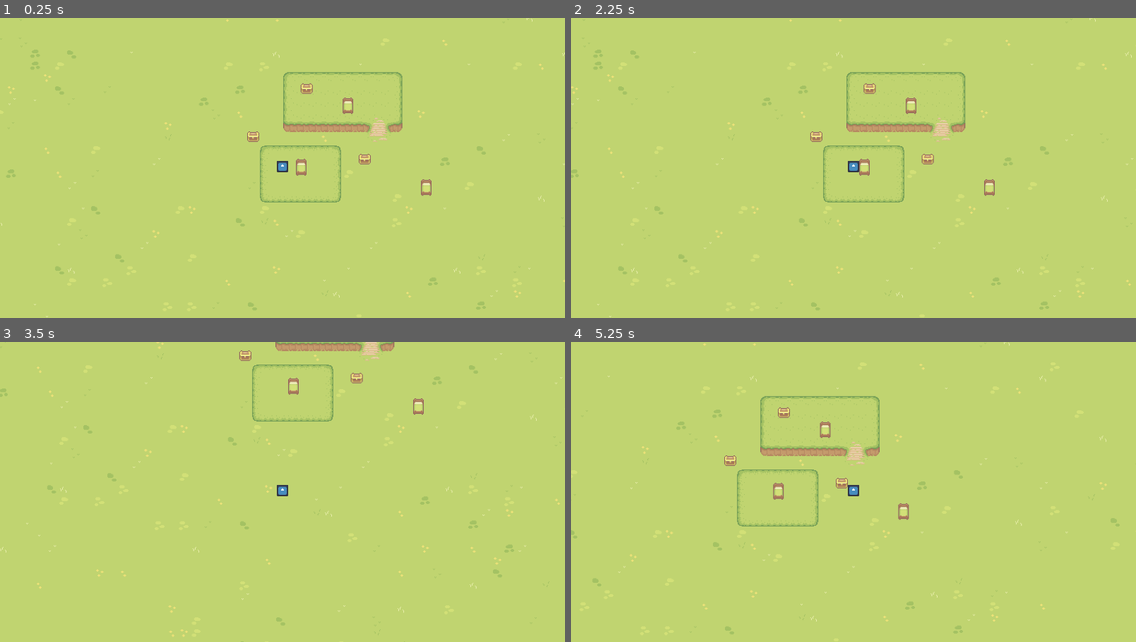
Above: before the commit, frames 1-4 (two rows, left to right).
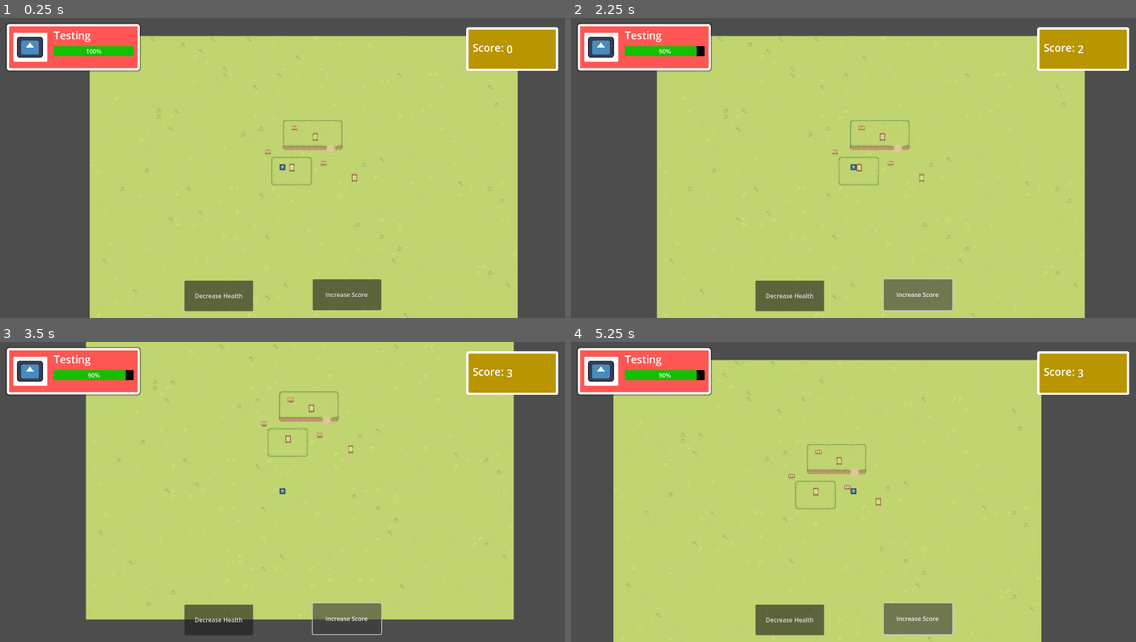
Above: after the commit, the same moments.

Repository: GamersOrgForDevs/Game_Godot
Game: Godot game, scene res://levels/game_level.tscn
Same seed, same stepped clock (60 frames per second), same inputs: the game is played once before the commit and once after it. The engine's default icon, where the game draws it, is replaced by a stand-in: a white triangle on a blue panel in a dark square.
Inputs (mouse positions are in pixels of both pictures, inside the frame that each line leads up to):
- Up to frame 1 (0.25 s): no input
- Up to frame 2 (2.25 s): click (791, 297) at 0.5 s, where only the run after the commit has a clickable "Decrease Health"; click (915, 294) at 1.25 s, where only the run after the commit has a clickable "Increase Score"; tap Enter at 2 s; hold D (right) from 2.03 s (still down)
- Up to frame 3 (3.5 s): tap Space at 2.75 s; release D (right) at 2.78 s; hold S (down) from 2.78 s (still down)
- Up to frame 4 (5.25 s): release S (down) at 3.53 s; hold D (right) 3.53-4.28 s; hold W (up) 4.28-5.03 s; hold A (left) from 5.03 s (still down)

The runs differ from the first frame. In frame 1, 36% of the frame differs, in the area x 0-100%, y 0-100%; in frame 2, 36%; in frame 3, 36%; in frame 4, 36%.

Commit message:
Initial in-game GUI, with health bar, a score, and buttons that access the health and score variables. It is currently manually-sized to the camera viewport, and is a child of the viewport to follow player movement.

Diff:
--- a/levels/game_level.tscn
+++ b/levels/game_level.tscn
@@ -9,6 +9,7 @@
 [ext_resource type="Texture2D" uid="uid://8n27qa17egck" path="res://art/Tilesets/Fences.png" id="7_t5c8j"]
 [ext_resource type="PackedScene" uid="uid://rejki54tgc5n" path="res://objects/chest.tscn" id="8_rtq78"]
 [ext_resource type="PackedScene" uid="uid://ciigmr8aony1v" path="res://objects/bed.tscn" id="9_nyn8t"]
+[ext_resource type="PackedScene" uid="uid://bch428c4s76ww" path="res://ui/ui.tscn" id="10_rmv6l"]
 
 [sub_resource type="TileSetAtlasSource" id="TileSetAtlasSource_r4cg3"]
 texture = ExtResource("2_tm5d6")
@@ -715,7 +716,13 @@
 [node name="Camera2D" type="Camera2D" parent="."]
 position = Vector2(0, 2)
 scale = Vector2(1, 1)
-zoom = Vector2(2, 2)
+
+[node name="InGameUI" parent="Camera2D" instance=ExtResource("10_rmv6l")]
+layout_direction = 1
+offset_left = -749.0
+offset_top = -402.0
+offset_right = 753.0
+offset_bottom = 401.0
 
 [node name="TileMap" type="TileMap" parent="."]
 position = Vector2(0, 2)
--- /dev/null
+++ b/scripts/ingame_ui.gd
@@ -0,0 +1,28 @@
+extends Control
+
+var health = 100
+var score_value = 0
+@onready var score_value_text = %ScoreValueText
+@onready var test_progress = %TestProgress
+
+# Called when the node enters the scene tree for the first time.
+func _ready():
+	pass # Replace with function body.
+
+
+# Called every frame. 'delta' is the elapsed time since the previous frame.
+func _process(delta):
+	pass
+
+func _on_increase_score_pressed():
+	score_value += 1
+	print(score_value)
+	score_value_text.text = str(score_value)
+
+
+
+func _on_take_damage_pressed():
+	health -= 10
+	if(health < 0):
+		health = 100
+	test_progress.value = health
--- /dev/null
+++ b/ui/ui.tscn
@@ -0,0 +1,199 @@
+[gd_scene load_steps=9 format=3 uid="uid://bch428c4s76ww"]
+
+[ext_resource type="Texture2D" uid="uid://cpfys0bgauk3l" path="res://icon.svg" id="1_ljuyh"]
+[ext_resource type="Script" path="res://scripts/ingame_ui.gd" id="1_tm1fx"]
+
+[sub_resource type="StyleBoxFlat" id="StyleBoxFlat_elr6c"]
+bg_color = Color(1, 0.337255, 0.32549, 1)
+border_width_left = 6
+border_width_top = 6
+border_width_right = 6
+border_width_bottom = 6
+border_color = Color(1, 1, 1, 1)
+corner_radius_top_left = 6
+corner_radius_top_right = 6
+corner_radius_bottom_right = 6
+corner_radius_bottom_left = 6
+shadow_size = 4
+
+[sub_resource type="StyleBoxFlat" id="StyleBoxFlat_jaoda"]
+bg_color = Color(1, 1, 1, 1)
+corner_radius_top_left = 4
+corner_radius_top_right = 4
+corner_radius_bottom_right = 4
+corner_radius_bottom_left = 4
+
+[sub_resource type="StyleBoxFlat" id="StyleBoxFlat_e7vko"]
+bg_color = Color(0, 0, 0, 1)
+corner_radius_top_left = 3
+corner_radius_top_right = 3
+corner_radius_bottom_right = 3
+corner_radius_bottom_left = 3
+
+[sub_resource type="StyleBoxFlat" id="StyleBoxFlat_rfccl"]
+bg_color = Color(0.0784314, 0.74902, 0, 1)
+corner_radius_top_left = 3
+corner_radius_top_right = 3
+corner_radius_bottom_right = 3
+corner_radius_bottom_left = 3
+
+[sub_resource type="Theme" id="Theme_tlntx"]
+
+[sub_resource type="StyleBoxFlat" id="StyleBoxFlat_48q5y"]
+bg_color = Color(0.72549, 0.584314, 0, 1)
+border_width_left = 6
+border_width_top = 6
+border_width_right = 6
+border_width_bottom = 6
+border_color = Color(1, 1, 1, 1)
+corner_radius_top_left = 4
+corner_radius_top_right = 4
+corner_radius_bottom_right = 4
+corner_radius_bottom_left = 4
+
+[node name="Control" type="Control"]
+layout_mode = 3
+anchors_preset = 15
+anchor_right = 1.0
+anchor_bottom = 1.0
+grow_horizontal = 2
+grow_vertical = 2
+script = ExtResource("1_tm1fx")
+
+[node name="PlayerInfo" type="Panel" parent="."]
+layout_mode = 1
+offset_left = 17.0
+offset_top = 18.0
+offset_right = 370.0
+offset_bottom = 142.0
+theme_override_styles/panel = SubResource("StyleBoxFlat_elr6c")
+
+[node name="AvatarFrame" type="Panel" parent="PlayerInfo"]
+layout_mode = 1
+anchors_preset = 15
+anchor_right = 1.0
+anchor_bottom = 1.0
+offset_left = 17.0
+offset_top = 23.0
+offset_right = -245.0
+offset_bottom = -23.0
+grow_horizontal = 2
+grow_vertical = 2
+theme_override_styles/panel = SubResource("StyleBoxFlat_jaoda")
+
+[node name="Avatar" type="TextureRect" parent="PlayerInfo/AvatarFrame"]
+layout_mode = 1
+anchors_preset = 15
+anchor_right = 1.0
+anchor_bottom = 1.0
+offset_left = 10.0
+offset_top = 11.0
+offset_right = -12.0
+offset_bottom = -11.0
+grow_horizontal = 2
+grow_vertical = 2
+texture = ExtResource("1_ljuyh")
+expand_mode = 1
+
+[node name="Label" type="Label" parent="PlayerInfo"]
+layout_mode = 1
+anchors_preset = 15
+anchor_right = 1.0
+anchor_bottom = 1.0
+offset_left = 125.0
+offset_top = 11.0
+offset_right = -115.0
+offset_bottom = -74.0
+grow_horizontal = 2
+grow_vertical = 2
+theme_override_font_sizes/font_size = 28
+text = "Testing"
+vertical_alignment = 1
+
+[node name="TestProgress" type="ProgressBar" parent="PlayerInfo"]
+unique_name_in_owner = true
+layout_mode = 1
+anchors_preset = 12
+anchor_top = 1.0
+anchor_right = 1.0
+anchor_bottom = 1.0
+offset_left = 125.0
+offset_top = -65.0
+offset_right = -16.0
+offset_bottom = -38.0
+grow_horizontal = 2
+grow_vertical = 0
+theme_override_styles/background = SubResource("StyleBoxFlat_e7vko")
+theme_override_styles/fill = SubResource("StyleBoxFlat_rfccl")
+value = 100.0
+
+[node name="Panel" type="Panel" parent="."]
+layout_mode = 1
+anchors_preset = 1
+anchor_left = 1.0
+anchor_right = 1.0
+offset_left = -265.0
+offset_top = 27.0
+offset_right = -21.0
+offset_bottom = 143.0
+grow_horizontal = 0
+theme = SubResource("Theme_tlntx")
+theme_override_styles/panel = SubResource("StyleBoxFlat_48q5y")
+
+[node name="ScoreText" type="Label" parent="Panel"]
+layout_mode = 0
+offset_left = 17.0
+offset_top = 32.0
+offset_right = 99.0
+offset_bottom = 78.0
+theme_override_font_sizes/font_size = 28
+text = "Score:"
+vertical_alignment = 1
+
+[node name="ScoreValueText" type="Label" parent="Panel"]
+unique_name_in_owner = true
+layout_mode = 1
+anchors_preset = 15
+anchor_right = 1.0
+anchor_bottom = 1.0
+offset_left = 107.0
+offset_top = 39.0
+offset_right = -43.0
+offset_bottom = -38.0
+grow_horizontal = 2
+grow_vertical = 2
+theme_override_font_sizes/font_size = 28
+text = "0"
+
+[node name="TakeDamage" type="Button" parent="."]
+layout_mode = 1
+anchors_preset = 8
+anchor_left = 0.5
+anchor_top = 0.5
+anchor_right = 0.5
+anchor_bottom = 0.5
+offset_left = -262.0
+offset_top = 300.0
+offset_right = -80.0
+offset_bottom = 382.0
+grow_horizontal = 2
+grow_vertical = 2
+text = "Decrease Health"
+
+[node name="IncreaseScore" type="Button" parent="."]
+layout_mode = 1
+anchors_preset = 8
+anchor_left = 0.5
+anchor_top = 0.5
+anchor_right = 0.5
+anchor_bottom = 0.5
+offset_left = 78.0
+offset_top = 297.0
+offset_right = 260.0
+offset_bottom = 379.0
+grow_horizontal = 2
+grow_vertical = 2
+text = "Increase Score"
+
+[connection signal="pressed" from="TakeDamage" to="." method="_on_take_damage_pressed"]
+[connection signal="pressed" from="IncreaseScore" to="." method="_on_increase_score_pressed"]
Not shown: 1 places in levels/game_level.tscn that only renumber resources
